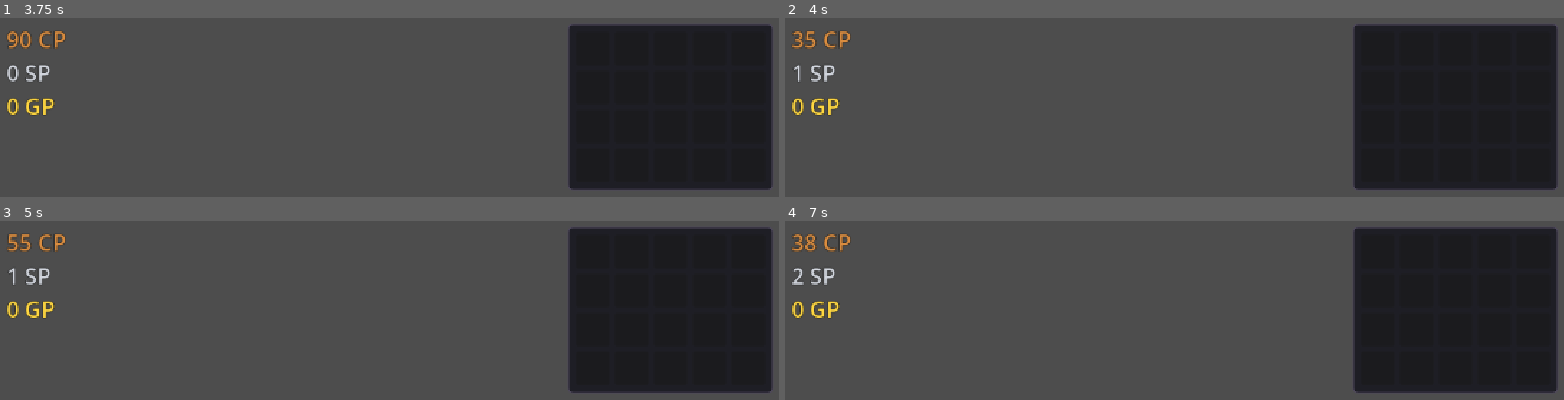
Above: before the commit, frames 1-4 (two rows, left to right).
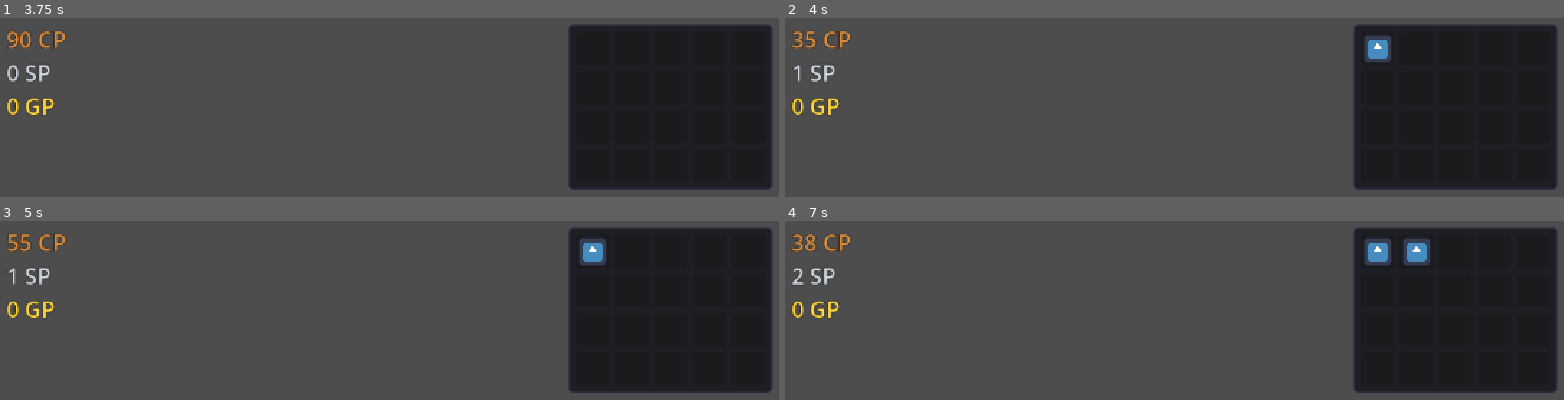
Above: after the commit, the same moments.

Repository: Aranha246/project-idle-fantasy
Game: Godot game, scene res://scenes/Main.tscn
The game is run twice, just before and just after one commit, with the same random seed, the same clock (stepped at 60 frames per second) and the same inputs. The engine's default icon, where the game draws it, is replaced by a stand-in: a white triangle on a blue panel in a dark square.
Inputs:
- Up to frame 1 (3.75 s): tap Enter at 0.5, 2, 3.5 s; tap Space at 1.25, 2.75 s
- Up to frame 2 (4 s): no input
- Up to frame 3 (5 s): tap Space at 4.25 s
- Up to frame 4 (7 s): no input

Frame 1 is identical in both runs. In frame 2, 0.5% of the frame differs, in the area x 74-78%, y 10-25%; in frame 3, 0.5%; in frame 4, 1.0%, in the area x 74-83%, y 10-25%.

Commit message:
feat: fall back to a placeholder icon when an inventory item has no item_icon
Add a DEFAULT_ITEM_ICON const (preload(res://icon.svg)) and a _resolve_icon() helper to InventoryUI. The helper returns the item's own icon, or the shared placeholder when item_icon is null, covering every item type that lacks an assigned icon, including runtime-generated loot such as the default 'Rusty Dagger'. Slots already use EXPAND_IGNORE_SIZE + STRETCH_KEEP_ASPECT_CENTERED, so the 128x128 placeholder scales into the 48px slot without distortion.

Validated headless (21/21 checks, no errors or warnings): the preload path resolves as a CompressedTexture2D/Texture2D, icon-less items render the placeholder, items with a valid item_icon keep their own texture, empty slots render nothing, slot rearrangement and repeated drops behave, and an end-to-end IdleQuestManager drop renders the placeholder in the next free slot.

Diff:
--- a/scripts/ui/InventoryUI.gd
+++ b/scripts/ui/InventoryUI.gd
@@ -5,6 +5,12 @@
 const SLOT_COUNT: int = 20
 const SLOT_SIZE: float = 48.0
 const SLOT_ICON_MARGIN: float = 4.0
+
+## Placeholder shown whenever an item has no `item_icon` assigned (for example
+## items generated at runtime such as the default 'Rusty Dagger' loot).
+## `icon.svg` imports as a `CompressedTexture2D`, which is a `Texture2D`, so it
+## is safe to assign directly to any slot's `TextureRect.texture`.
+const DEFAULT_ITEM_ICON: Texture2D = preload("res://icon.svg")
 
 @onready var _grid: GridContainer = %InventoryGrid
 
@@ -49,8 +55,18 @@
 		if i < items.size():
 			item = items[i]
 		if item != null:
-			icon.texture = item.item_icon
+			icon.texture = _resolve_icon(item)
 			icon.tooltip_text = item.item_name
 		else:
 			icon.texture = null
 			icon.tooltip_text = ""
+
+
+## Returns the item's own icon, or the shared placeholder when none is assigned.
+## Runtime-generated loot (e.g. the default 'Rusty Dagger') has a null
+## `item_icon`, so this guarantees every occupied slot renders a texture instead
+## of a blank cell and without logging missing-resource errors.
+func _resolve_icon(item: ItemData) -> Texture2D:
+	if item.item_icon != null:
+		return item.item_icon
+	return DEFAULT_ITEM_ICON
